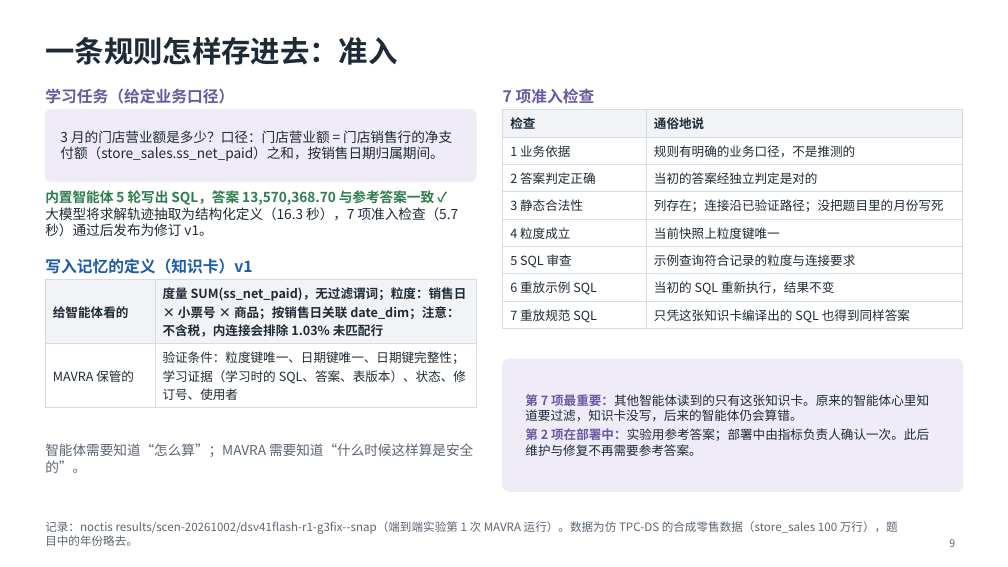
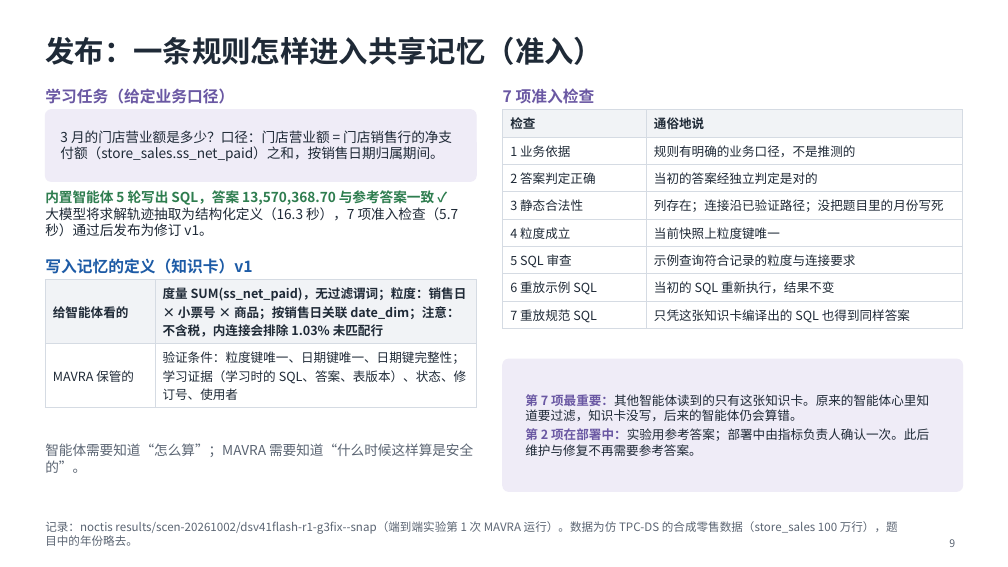
Before and after one commit to mmmttt000045/agent4db-adapter, a slide deck: slide 9 of docs/mavra-system.pptx. Drawn at 1008x567 pixels with LibreOffice and Linux fonts; fonts in the diff are those of the drawing. Boxes give left, top, right and bottom in pixels: in the first picture for what was removed or moved away, otherwise in the second. Text is boxed around its words. In the diff, an @@ line names an element or a change of style, - is before the commit and + after.

```diff
--- a/docs/mavra-system.pptx
+++ b/docs/mavra-system.pptx
@@ title at (x1=45, y1=37, x2=603, y2=65): text changed @@
-一条规则怎样存进去：准入
+发布：一条规则怎样进入共享记忆（准入）
```
Also in this commit, not shown: 5 other slides changed, 2 other files.
